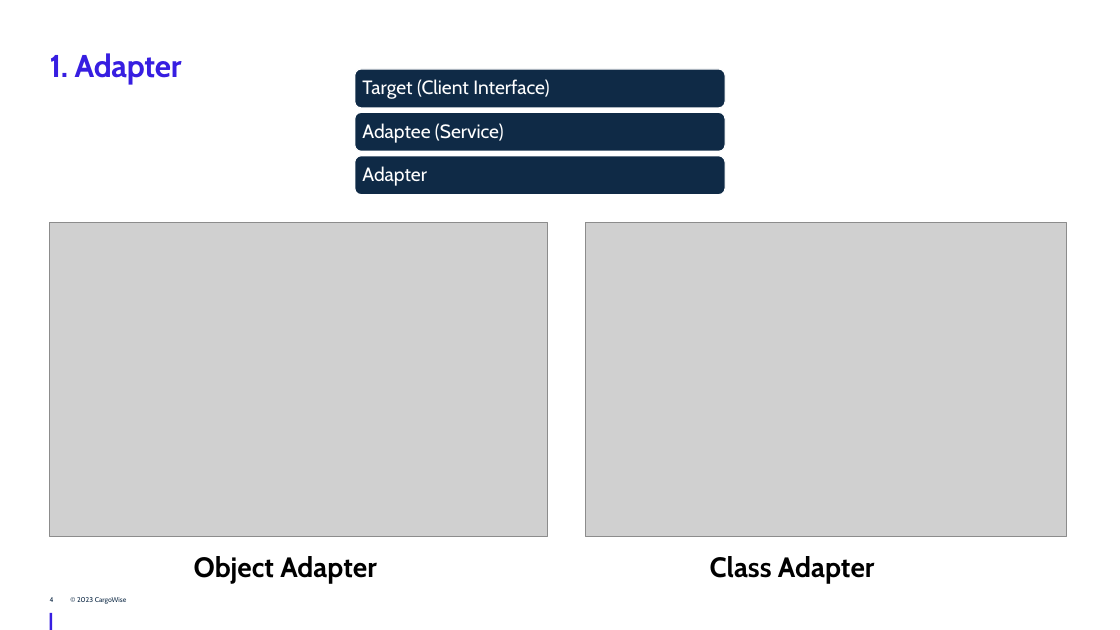
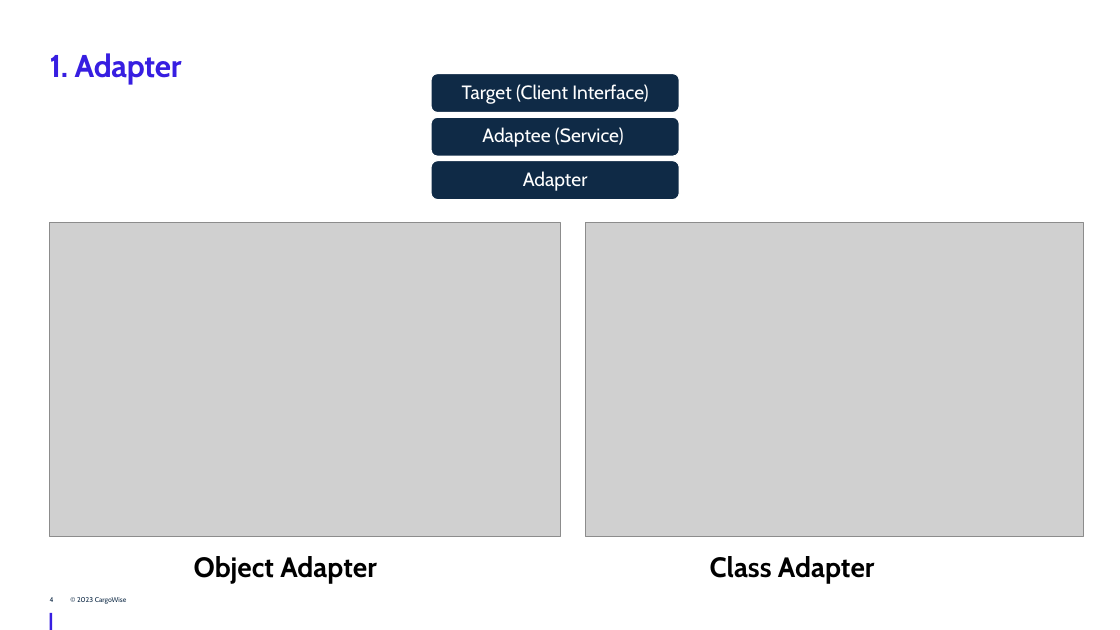
Before and after one commit to JingwenLi/DesignPatterns, a slide deck: slide 4 of DesignPatterns/Structural Design Patterns/Structural Design Patterns - WTG.pptx. Drawn at 1120x630 pixels with LibreOffice and Linux fonts; fonts in the diff are those of the drawing; grey boxes stand for pictures; background and template pictures are left out. Boxes give left, top, right and bottom in pixels: in the first picture for what was removed or moved away, otherwise in the second. Text is boxed around its words. In the diff, an @@ line names an element or a change of style, - is before the commit and + after.

```diff
--- a/DesignPatterns/Structural Design Patterns/Structural Design Patterns - WTG.pptx
+++ b/DesignPatterns/Structural Design Patterns/Structural Design Patterns - WTG.pptx
@@ rounded rectangle: place and size @@
-rounded rectangle at [355,69,725,108]
+rounded rectangle at [431,73,679,113]
@@ text "Target (Client Interface)": place and size @@
-text "Target (Client Interface)" at [362,79,549,99]
+text "Target (Client Interface)" at [462,84,648,104]
@@ rounded rectangle: place and size @@
-rounded rectangle at [355,112,725,151]
+rounded rectangle at [431,117,679,156]
@@ text "Adaptee (Service)": place and size @@
-text "Adaptee (Service)" at [362,123,504,142]
+text "Adaptee (Service)" at [482,127,624,147]
@@ rounded rectangle: place and size @@
-rounded rectangle at [355,156,725,195]
+rounded rectangle at [431,160,679,199]
@@ alignment left to centre in 3 elements at [462,84,648,104], [482,127,624,147], [523,171,588,191] @@
@@ text "Adapter": place and size @@
-text "Adapter" at [362,166,427,186]
+text "Adapter" at [523,171,588,191]
@@ picture: place and size @@
-picture at [50,223,547,537]
+picture at [50,223,560,537]
@@ picture: place and size @@
-picture at [585,223,1067,537]
+picture at [585,223,1083,537]
```
Also in this commit, not shown: 1 other slide changed, 6 slides added, 1 other file.
